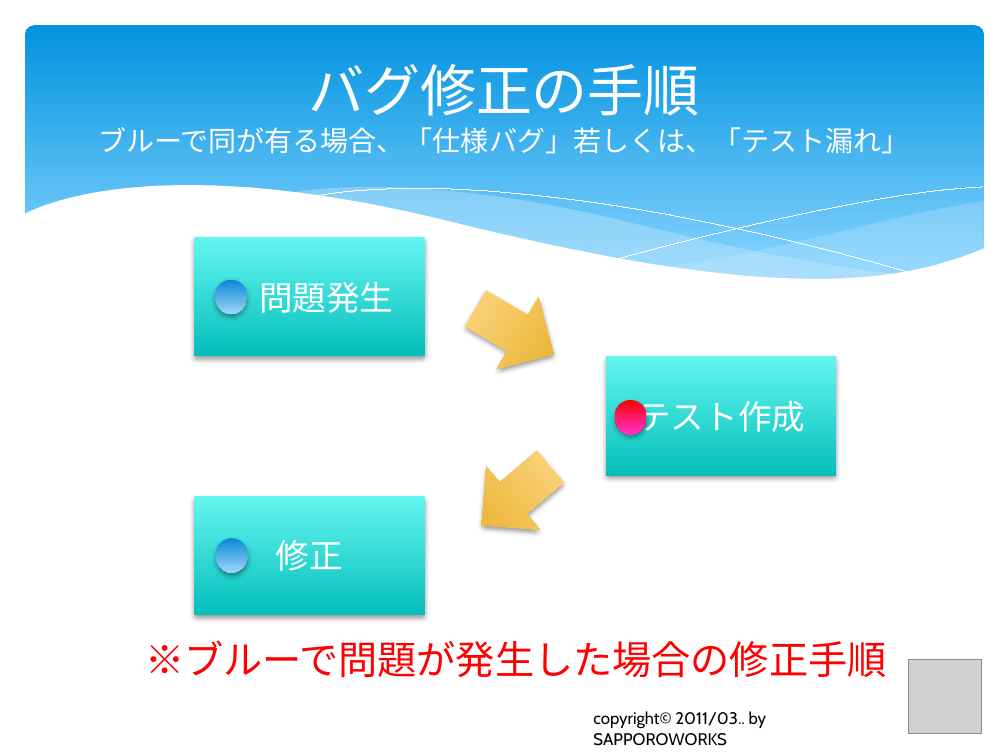
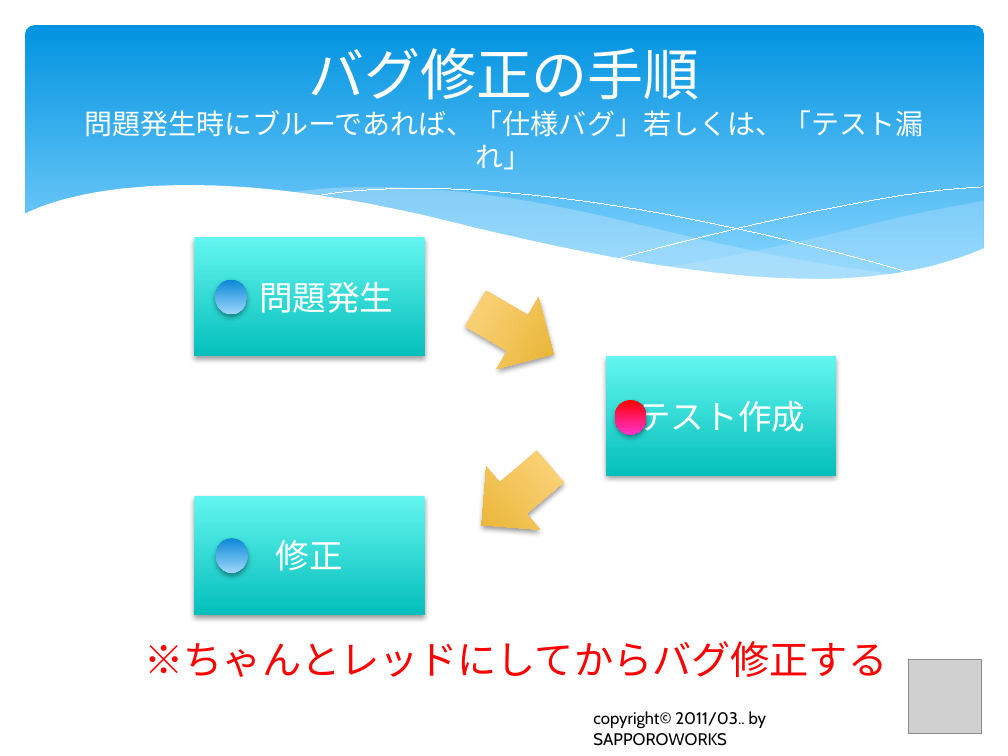
Before and after one commit to furuya02/clrh78, a slide deck: slide 72 of C# から Java へのプログラム移植で体験したTDDの効果は？.pptx (slide 73 before the commit). Drawn at 1008x756 pixels with LibreOffice and Linux fonts; fonts in the diff are those of the drawing; grey boxes stand for pictures. Boxes give left, top, right and bottom in pixels: in the first picture for what was removed or moved away, otherwise in the second. Text is boxed around its words. In the diff, an @@ line names an element or a change of style, - is before the commit and + after.

```diff
--- a/C# から Java へのプログラム移植で体験したTDDの効果は？.pptx
+++ b/C# から Java へのプログラム移植で体験したTDDの効果は？.pptx
@@ title at (84,48,923,170): text changed @@
-バグ修正の手順
-ブルーで同が有る場合、「仕様バグ」若しくは、「テスト漏れ」
+バグ修正の手順
+問題発生時にブルーであれば、「仕様バグ」若しくは、「テスト漏れ」
@@ text at (145,641,888,677): text changed @@
-※ブルーで問題が発生した場合の修正手順
+※ちゃんとレッドにしてからバグ修正する
```
Also in this commit, not shown: 17 other slides changed, 13 slides added, 3 slides removed.
